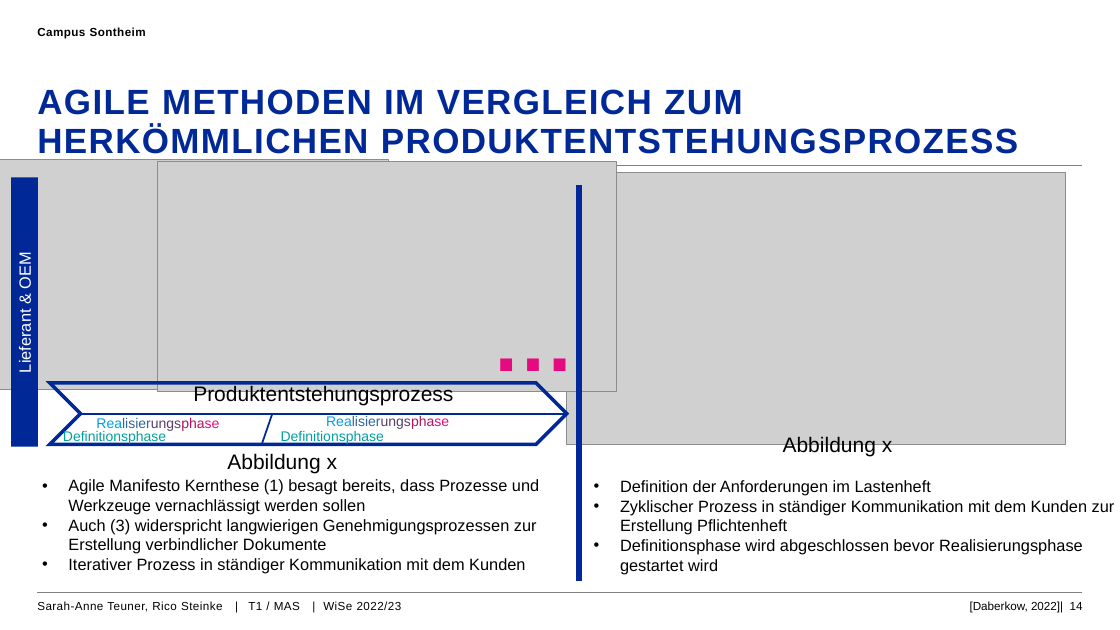
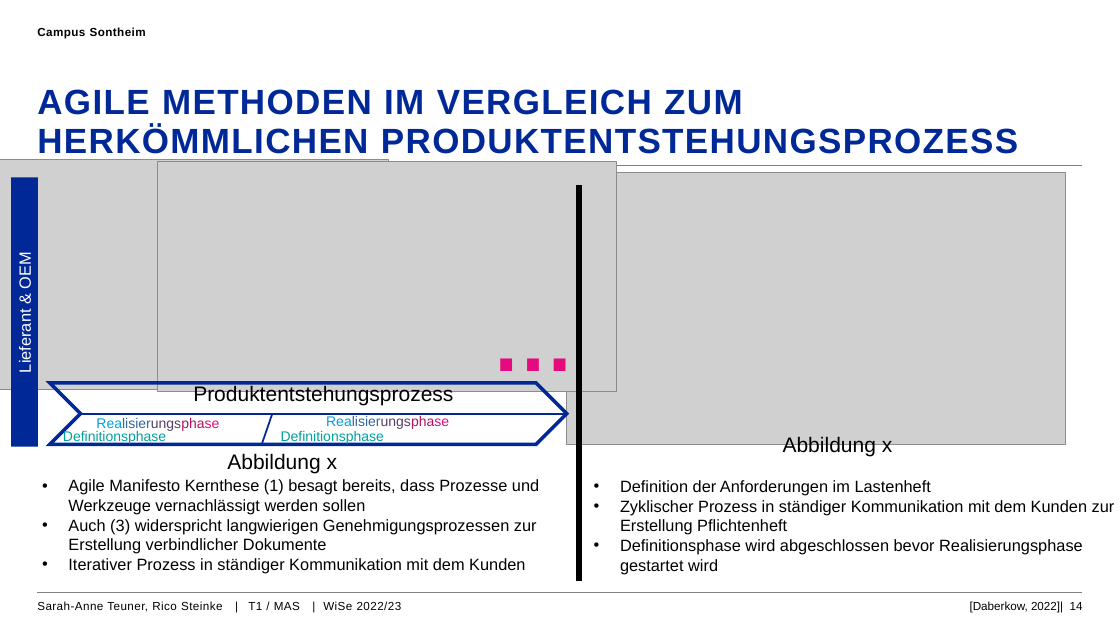
Before and after one commit to rico227/pgpe, a slide deck: slide 14 of Agile_Softwareentwicklung_Automotive_PGPE_rico.pptx. Drawn at 1120x630 pixels with LibreOffice and Linux fonts; fonts in the diff are those of the drawing; grey boxes stand for pictures; background and template pictures are left out. Boxes give left, top, right and bottom in pixels: in the first picture for what was removed or moved away, otherwise in the second. Text is boxed around its words. In the diff, an @@ line names an element or a change of style, - is before the commit and + after.

```diff
--- a/Agile_Softwareentwicklung_Automotive_PGPE_rico.pptx
+++ b/Agile_Softwareentwicklung_Automotive_PGPE_rico.pptx
@@ line (579, 186) - (579, 581): stroke #002896 4.5 pt to #000000 4.5 pt @@
```
Also in this commit, not shown: 4 other files.
